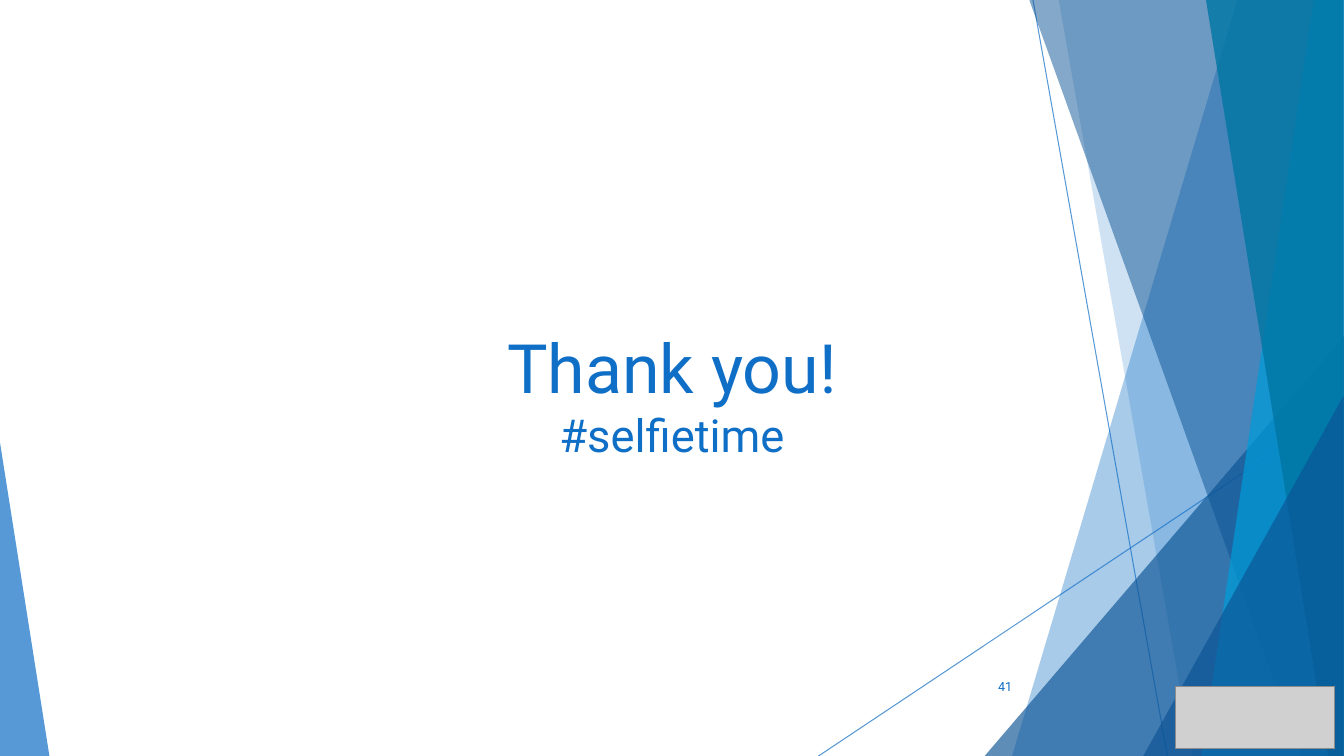
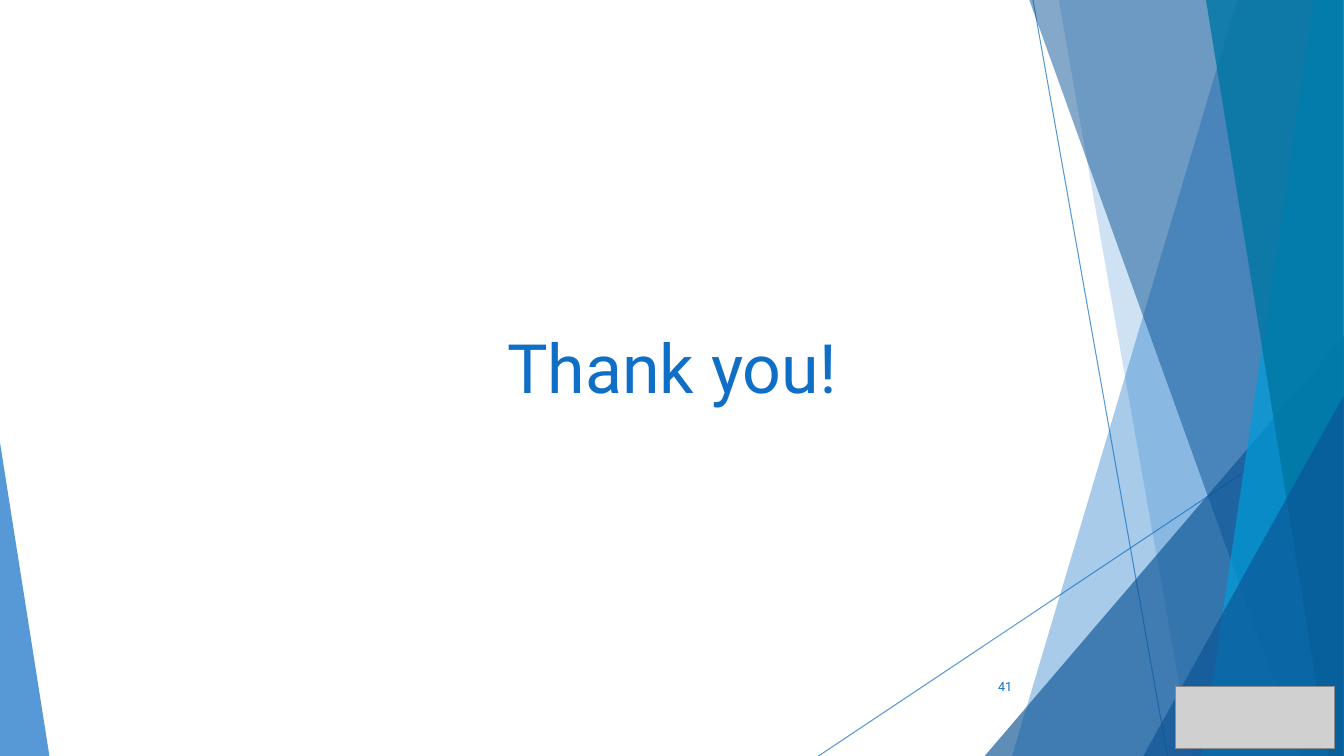
Before and after one commit to DocAigor/slide-academy-net, a slide deck: slide 41 of Best Practice.pptx. Drawn at 1344x756 pixels with LibreOffice and Linux fonts; fonts in the diff are those of the drawing; grey boxes stand for pictures. Boxes give left, top, right and bottom in pixels: in the first picture for what was removed or moved away, otherwise in the second. Text is boxed around its words. In the diff, an @@ line names an element or a change of style, - is before the commit and + after.

```diff
--- a/Best Practice.pptx
+++ b/Best Practice.pptx
@@ title at (507, 342, 837, 408): text changed; size 32.4 to 48.6 pt @@
-Thank you!
-#selfietime
+Thank you!
```
Also in this commit, not shown: 3 other slides changed, 1 other file.
